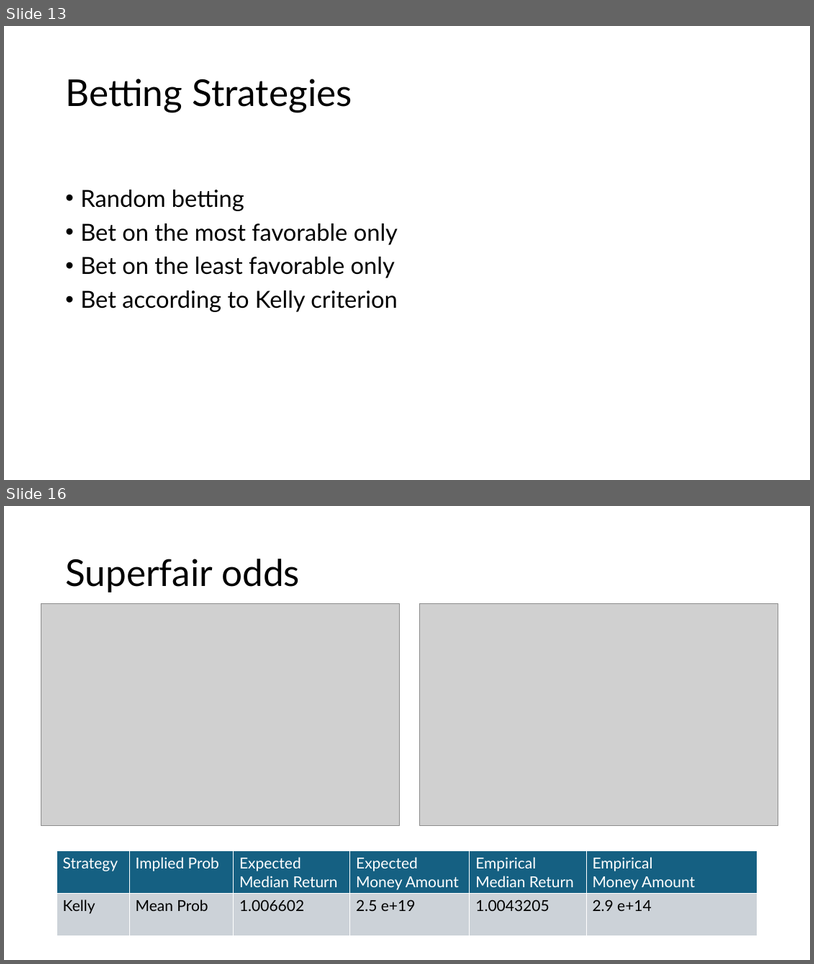
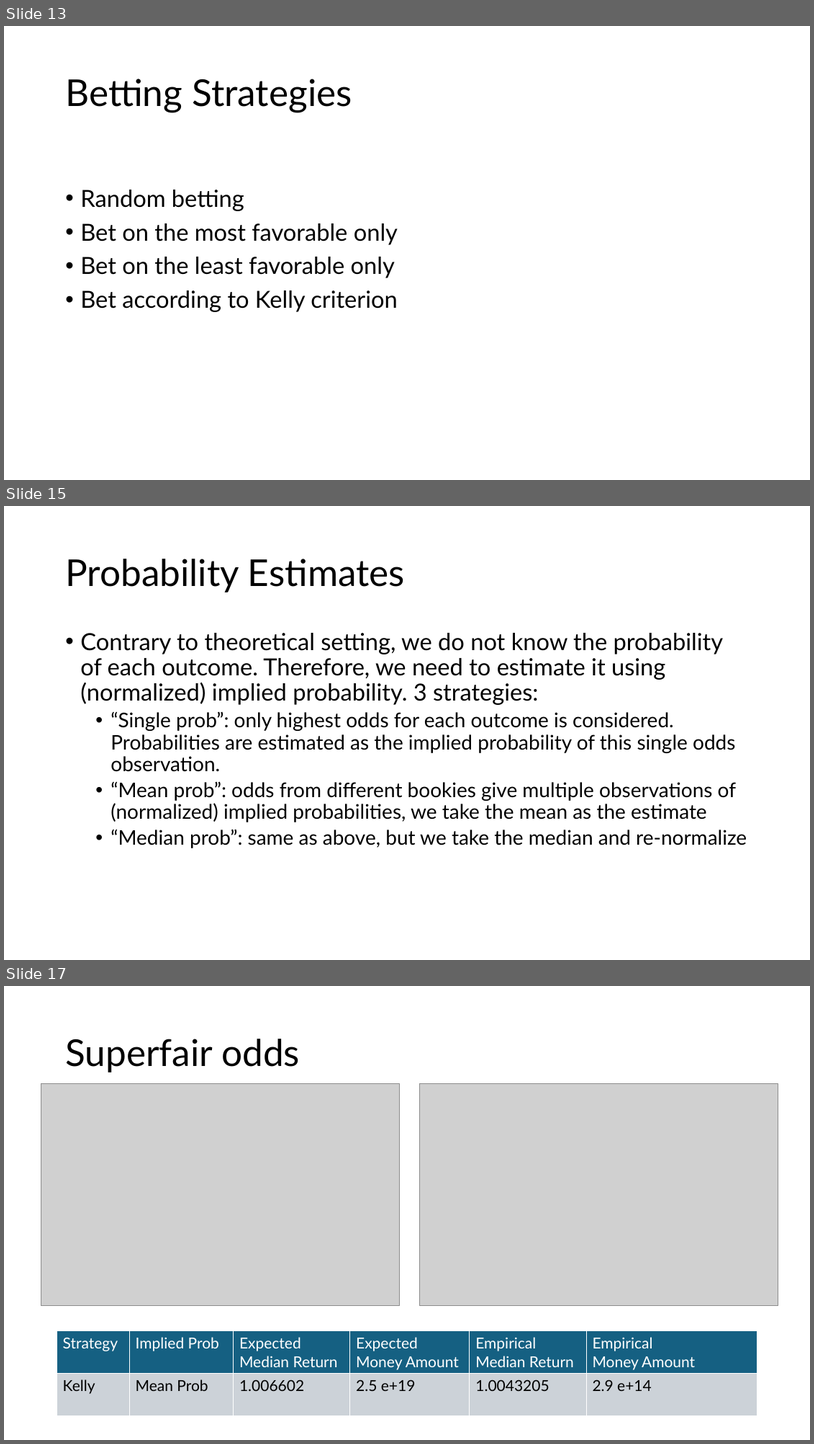
Before and after one commit to alepigna12/stats_bets, a slide deck: presentation/sports_betting_term4.pptx. Shown one above the other, each under a label of ours: slides 13 and 16 before the commit, slides 13, 15 and 17 after it; the slides between them are not shown. The pictures are 814x964 and 814x1444 pixels, drawn with LibreOffice and Linux fonts; fonts in the diff are those of the drawing; grey boxes stand for pictures. Boxes give left, top, right and bottom in pixels: in the first picture for what was removed or moved away, otherwise in the second. Text is boxed around its words. In the diff, an @@ line names an element or a change of style, - is before the commit and + after.

```diff
--- a/presentation/sports_betting_term4.pptx
+++ b/presentation/sports_betting_term4.pptx
@@ slide 15 added at <box>4,506,810,960</box>, background #FFFFFF @@
@@ title added at <box>65,559,405,592</box>, 44 pt, text #000000 @@
+Probability Estimates
@@ text added at <box>80,633,747,848</box>, 24 pt, text #000000 @@
+• Contrary to theoretical setting, we do not know the probability of each outcome. Therefore, we need to estimate it using (normalized) implied probability. 3 strategies:
+  • “Single prob”: only highest odds for each outcome is considered. Probabilities are estimated as the implied probability of this single odds observation.
+  • “Mean prob”: odds from different bookies give multiple observations of (normalized) implied probabilities, we take the mean as the estimate
+  • “Median prob”: same as above, but we take the median and re-normalize
@@ what was slide 16 is now slide 17 @@
```
Also in this commit, not shown: 3 slides changed, 1 other slide added, 1 other file.
